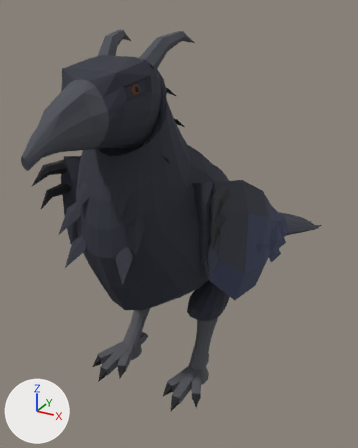
An edit to the glTF model creatures/experiments/boxmodel/abc/t7x/zoo/raven_wyvern/stage4/raven_wyvern.glb, drawn before and after from the same camera.
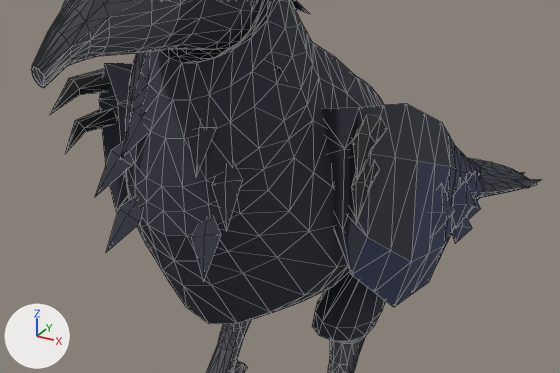
Old and new are each drawn whole from a 50 mm camera at (0.864, -1.987, 1.364) aimed at (-0.132, -0.177, 0.459) and again close up on the part from 1% to 93% of the width and 27% to 76% of the height. Lighting does not change. The marker at lower left points along +X, +Y and +Z. The last two pictures show the newer version. The close-ups show mesh edges as thin lines. Vertices at exactly the same position are counted once.

The first close-up shows 'body', 'piece_feathers', 'piece_wing' and 1 more.
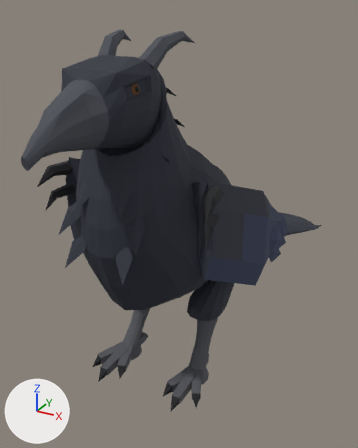
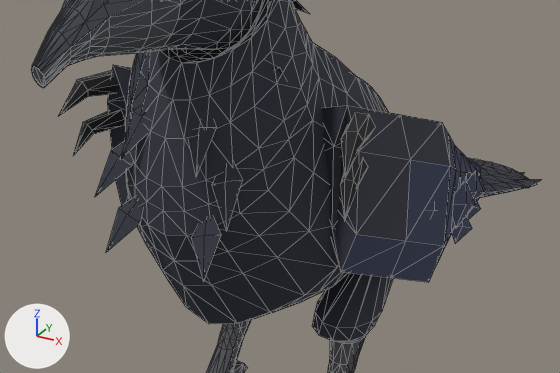
Where the change shows, as pixel boxes (x1, y1, x2, y2) in the close-ups (560 x 373 px; the box of a moved part takes in the faces that stretch with it):
'piece_wing', reshaped (11% shorter): before (50, 63, 486, 307); after (58, 65, 486, 282)
part 1 of me_wing, moved or reshaped (mostly hidden afterwards): before (430, 187, 455, 233); after (431, 208, 435, 213)
part 2 of me_wing, moved or reshaped: before (353, 115, 387, 180); after (341, 113, 376, 177)
part 3 of me_wing, moved or reshaped: before (351, 163, 379, 223); after (340, 160, 368, 221)
part 4 of me_wing, moved or reshaped: before (50, 69, 111, 114); after (58, 70, 120, 116)
part 5 of me_wing, moved or reshaped: before (65, 109, 117, 153); after (73, 111, 125, 155)
part 6 of me_wing, cut back: before (323, 103, 450, 307); after (322, 105, 450, 282)
part 7 of me_wing, reshaped: before (99, 63, 134, 212); after (107, 65, 132, 205)

The change, as a list of edits to the scene's bpy script:
```text
Change me_wing:
    used by ob_piece_wing; location = (0.0, 0.0, 0.0)
    remove me_wing.from_pydata(...)  # 268 vertices, 464 faces; spans x -0.341..0.341, y -0.835..0.497, z 0.215..0.89
    add me_wing.from_pydata(...)  # 244 vertices, 416 faces; spans x -0.319..0.319, y -0.835..0.497, z 0.215..0.89
    me_wing part 1: the loose piece of 6 vertices spanning x 0.299..0.329, y -0.45..-0.21, z 0.478..0.597 is moved by (-0.019, 0.0, 0.0)
    me_wing part 2: the loose piece of 13 vertices spanning x 0.275..0.341, y -0.835..-0.683, z 0.805..0.867 is moved by (-0.022, 0.0, 0.0)
    me_wing part 3: the loose piece of 13 vertices spanning x 0.278..0.333, y -0.815..-0.695, z 0.715..0.788 is moved by (-0.022, 0.0, 0.0)
    me_wing part 4: the loose piece of 13 vertices spanning x -0.341..-0.275, y -0.835..-0.683, z 0.805..0.867 is moved by (0.022, 0.0, 0.0)
    me_wing part 5: the loose piece of 13 vertices spanning x -0.333..-0.278, y -0.815..-0.695, z 0.715..0.788 is moved by (0.022, 0.0, 0.0)
    me_wing part 6
    12 vertices are removed from x 0.263..0.325, y -0.63..-0.52, z 0.38..0.865
    36 faces are deleted
    5 vertices in x 0.26..0.31, y -0.73..-0.72, z 0.56..0.89 move by (-0.022, 0.0, 0.0)
    7 vertices move from x 0.26..0.319, y -0.72..-0.395, z 0.345..0.808 to x 0.238..0.3, y -0.72..-0.495, z 0.435..0.807
    8 new faces join them, mat_black
    4 new faces join them, mat_sheen
    me_wing part 7
    12 vertices are removed from x -0.325..-0.263, y -0.63..-0.52, z 0.38..0.865
    36 faces are deleted
    6 vertices in x -0.31..-0.26, y -0.73..-0.72, z 0.56..0.89 move by (0.022, 0.0, 0.0)
    6 vertices move from x -0.319..-0.261, y -0.405..-0.395, z 0.345..0.78 to x -0.3..-0.248, y -0.505..-0.495, z 0.435..0.805
    8 new faces join them, mat_black
    4 new faces join them, mat_sheen
    other edits to the shape of me_wing do not show in these pictures
```
